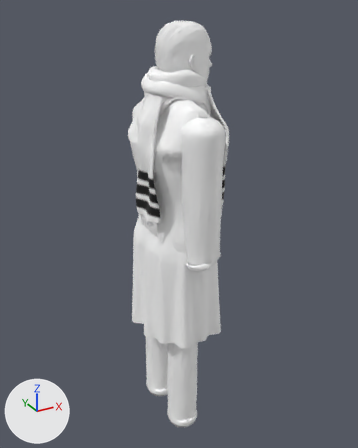
One commit to the glTF model m/gente2/hombre.glb: the scene before it, then after it.
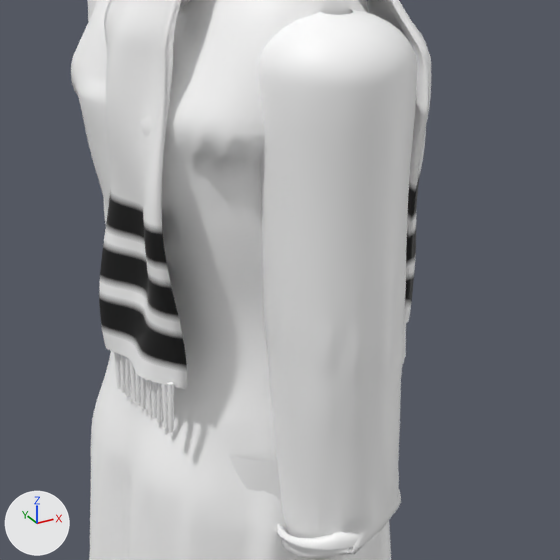
Old and new are each drawn whole from a 50 mm lens placed at (-0.853, -1.625, 1.799), pointed at (0.051, 0.018, 0.978) and again close up on the part from 30% to 74% of the width and 25% to 61% of the height. Every picture has the same lights, and +X, +Y and +Z are marked at lower left. The first two pictures are the older version. Where no turn or scale is listed for an object, it has been applied to the vertices. Vertices at exactly the same position are counted once.

Script lines for the objects in view, before the commit:
```python
me_abrigo = bpy.data.meshes.new('abrigo')
me_abrigo.from_pydata(...)  # 12389 vertices, 23994 faces; spans x -0.176..0.176, y -0.274..0.274, z -0.507..0.507
me_abrigo.materials.append(mat_defaultmaterial_003)
me_bufanda = bpy.data.meshes.new('bufanda')
me_bufanda.from_pydata(...)  # 14026 vertices, 27852 faces; spans x -0.171..0.171, y -0.149..0.149, z -0.292..0.292
me_bufanda.materials.append(mat_defaultmaterial_006)
me_pantalon = bpy.data.meshes.new('pantalon')
me_pantalon.from_pydata(...)  # 2232 vertices, 4320 faces; spans x -0.074..0.074, y -0.185..0.185, z -0.46..0.46
me_pantalon.materials.append(mat_defaultmaterial_005)
ob_abrigo = bpy.data.objects.new('abrigo', me_abrigo)
ob_abrigo.location = (0.019, 0.0, 1.049)
ob_bufanda = bpy.data.objects.new('bufanda', me_bufanda)
ob_bufanda.location = (0.031, -0.029, 1.309)
ob_pantalon = bpy.data.objects.new('pantalon', me_pantalon)
ob_pantalon.location = (0.0, 0.0, 0.529)
```
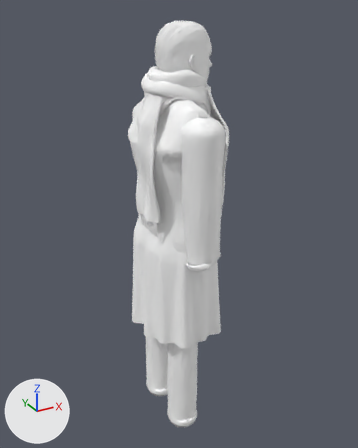
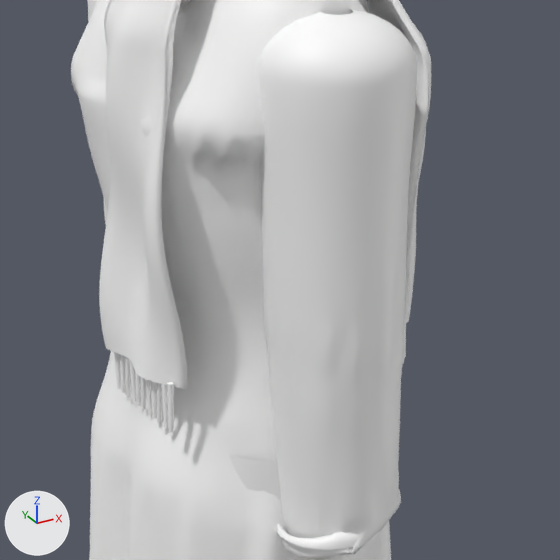
Where the change shows, as pixel boxes (x1, y1, x2, y2) in the close-ups (560 x 560 px):
part 1 of me_bufanda, recoloured (lighter): (99, 170, 421, 373) in both

The edits, one by one:
me_bufanda has 14026 vertices, 27852 faces and spans x -0.171..0.171, y -0.149..0.149, z -0.292..0.292.
me_bufanda is used by ob_bufanda; location (0.031, -0.029, 1.309).
me_bufanda part 1: 1660 faces centred in x -0.17..0.171, y -0.135..0.059, z -0.22..-0.051 are repainted in the vertex colours; the middle colour goes from black #0d0d0d to white #ffffff.
